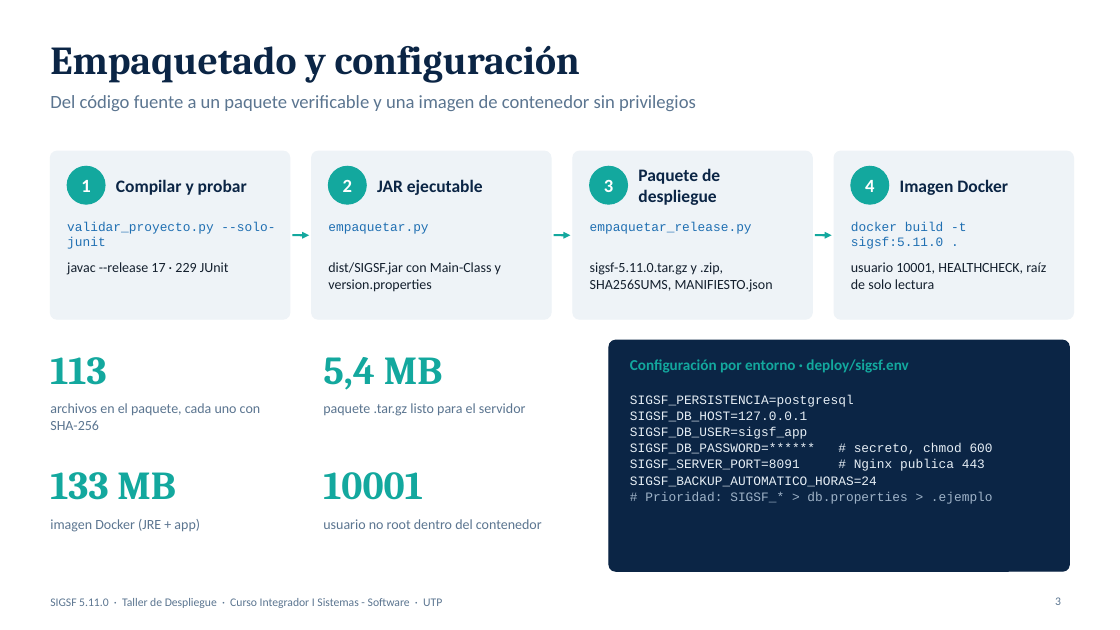
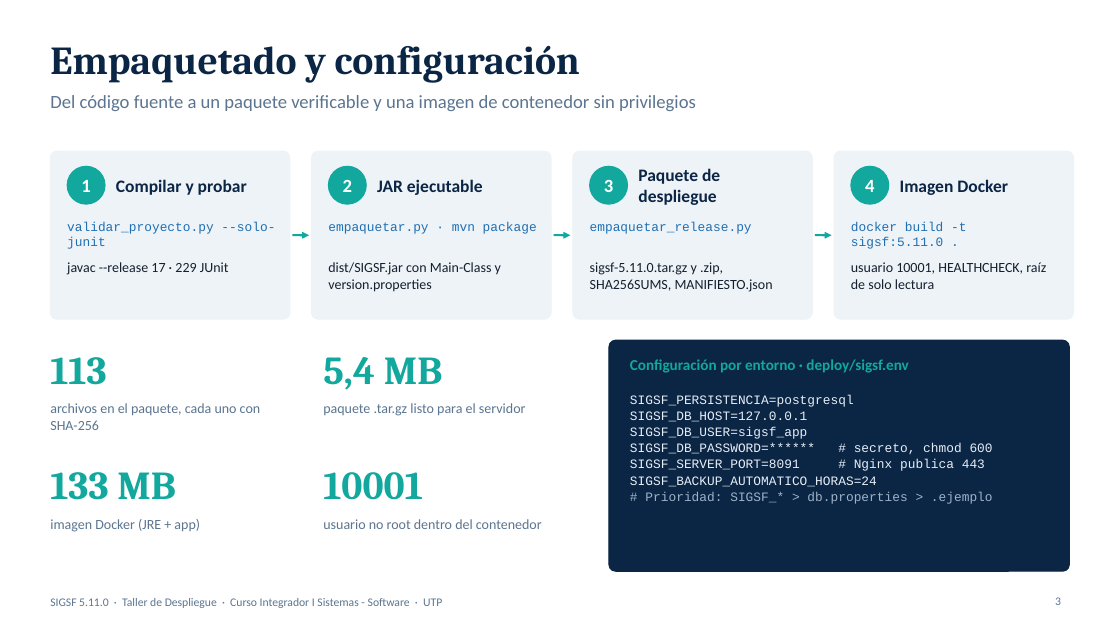
Before and after one commit to MiguelWaa/SistemaFinanciero, a slide deck: slide 3 of docs/presentacion/SIGSF_Despliegue_5min.pptx. Drawn at 1120x630 pixels with LibreOffice and Linux fonts; fonts in the diff are those of the drawing. Boxes give left, top, right and bottom in pixels: in the first picture for what was removed or moved away, otherwise in the second. Text is boxed around its words. In the diff, an @@ line names an element or a change of style, - is before the commit and + after.

```diff
--- a/docs/presentacion/SIGSF_Despliegue_5min.pptx
+++ b/docs/presentacion/SIGSF_Despliegue_5min.pptx
@@ text at (x1=328, y1=222, x2=537, y2=234): text changed @@
-empaquetar.py
+empaquetar.py · mvn package
```
Also in this commit, not shown: 4 other slides changed, 27 other files.
